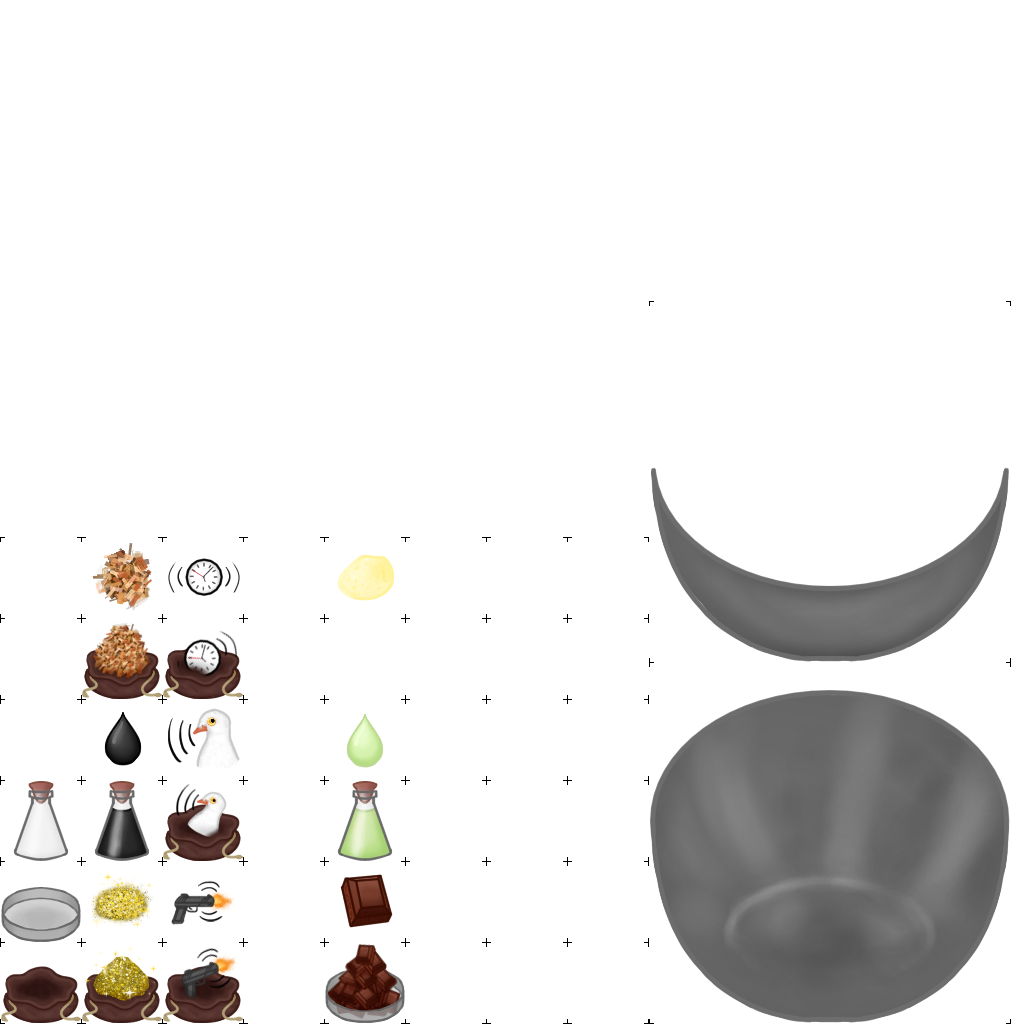
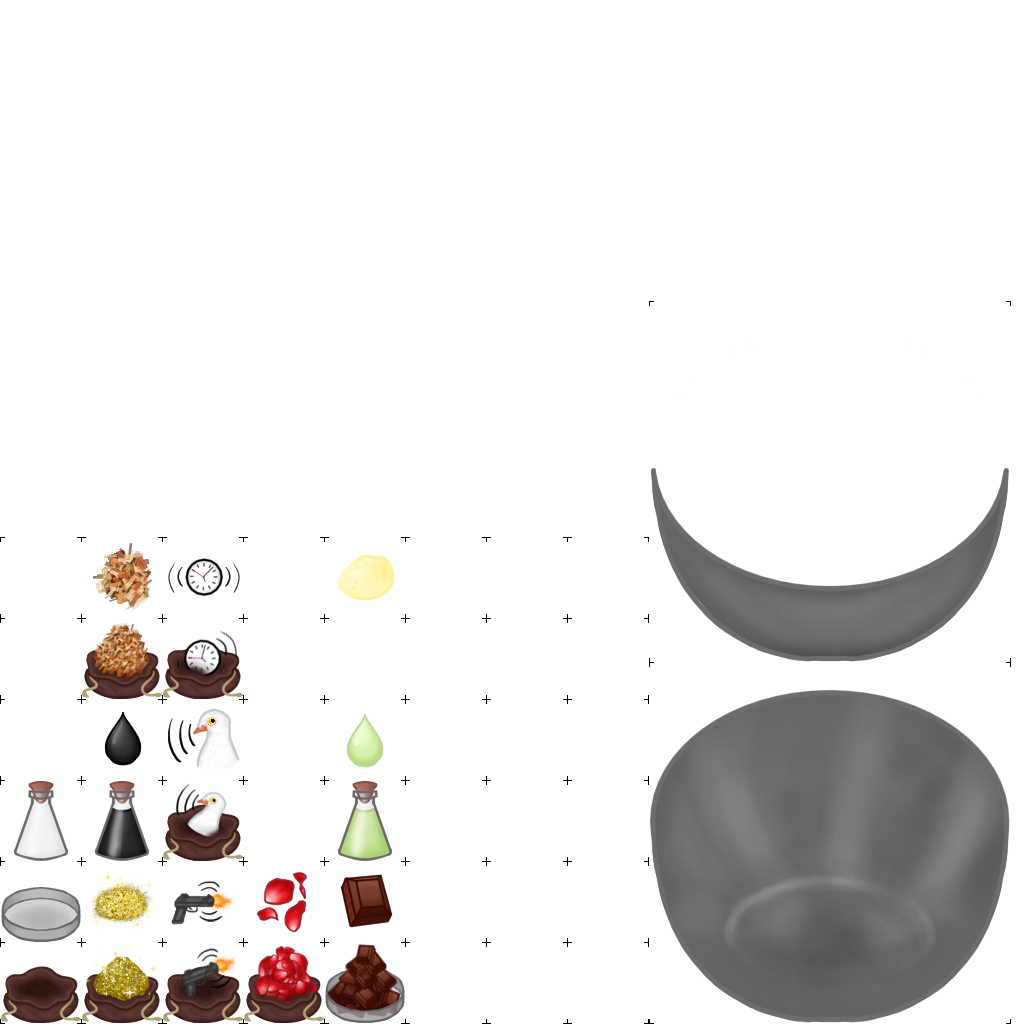
Before/after of a 1024 × 1024 layered artwork. What changed in the layer stack:
painted on "80px 8x6 grid" over [244, 872, 324, 1023]
added group "smell" with 2 layers above "sound" over [244, 872, 324, 1023]
added layer "bowl rose petals.png" in group "smell" over [257, 872, 307, 933]
added layer "ingredient rose petals.png" in group "smell" over [244, 946, 324, 1023]
